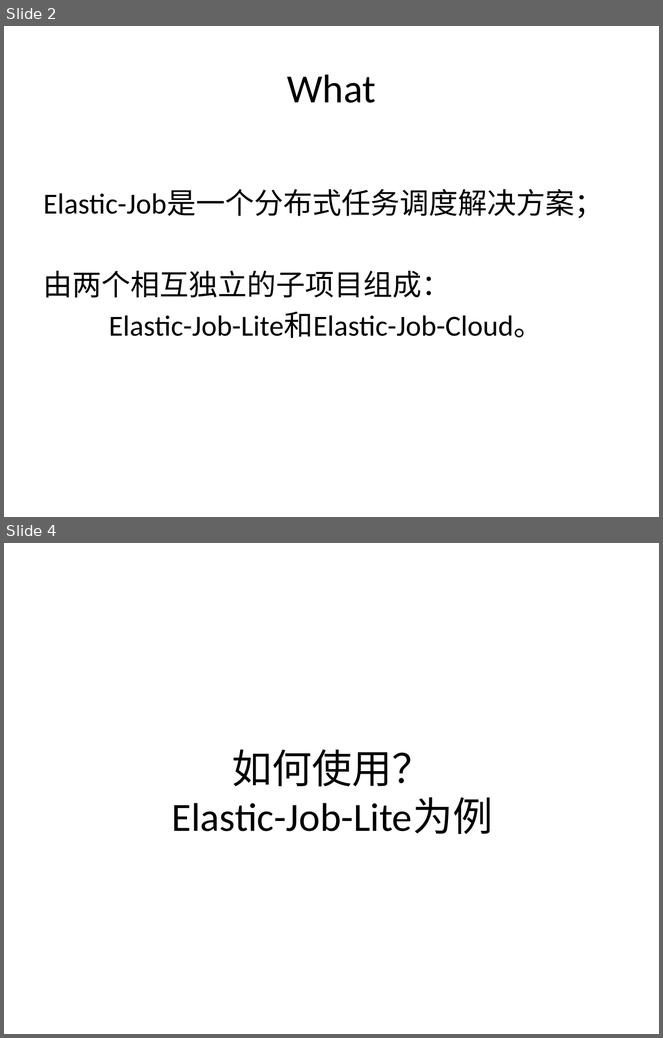
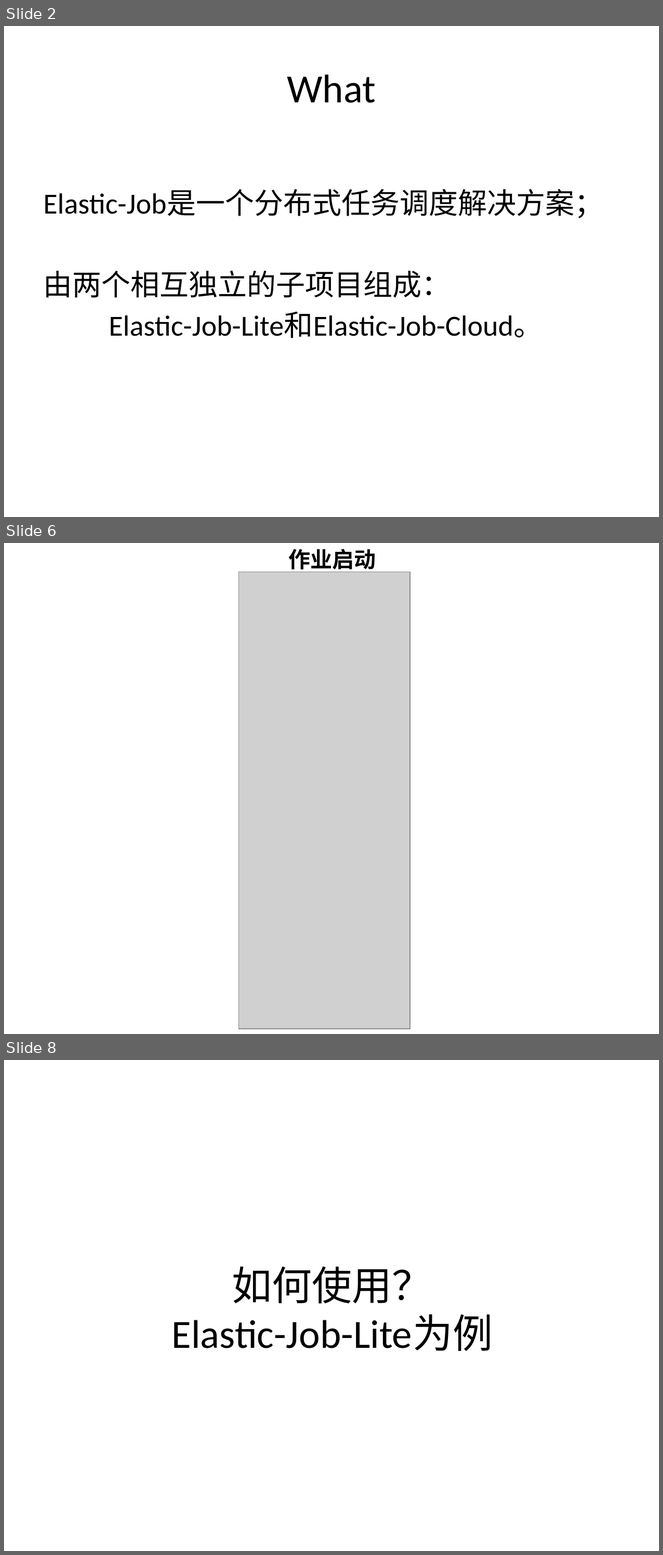
Before and after one commit to liuendy/practice, a slide deck: elastic-job-lite/elastic-job.pptx. Shown one above the other, each under a label of ours: slides 2 and 4 before the commit, slides 2, 6 and 8 after it; the slides between them are not shown. The pictures are 663x1038 and 663x1555 pixels, drawn with LibreOffice and Linux fonts; fonts in the diff are those of the drawing; grey boxes stand for pictures. Boxes give left, top, right and bottom in pixels: in the first picture for what was removed or moved away, otherwise in the second. Text is boxed around its words. In the diff, an @@ line names an element or a change of style, - is before the commit and + after.

```diff
--- a/elastic-job-lite/elastic-job.pptx
+++ b/elastic-job-lite/elastic-job.pptx
@@ slide 6 added at [4, 543, 659, 1034], background #FFFFFF @@
@@ title added at [288, 549, 376, 573], 24 pt, text #000000, bold @@
+作业启动
@@ picture added at [239, 572, 410, 1029] @@
@@ what was slide 4 is now slide 8 @@
```
Also in this commit, not shown: 1 slide changed, 5 other slides added, 7 other files.
